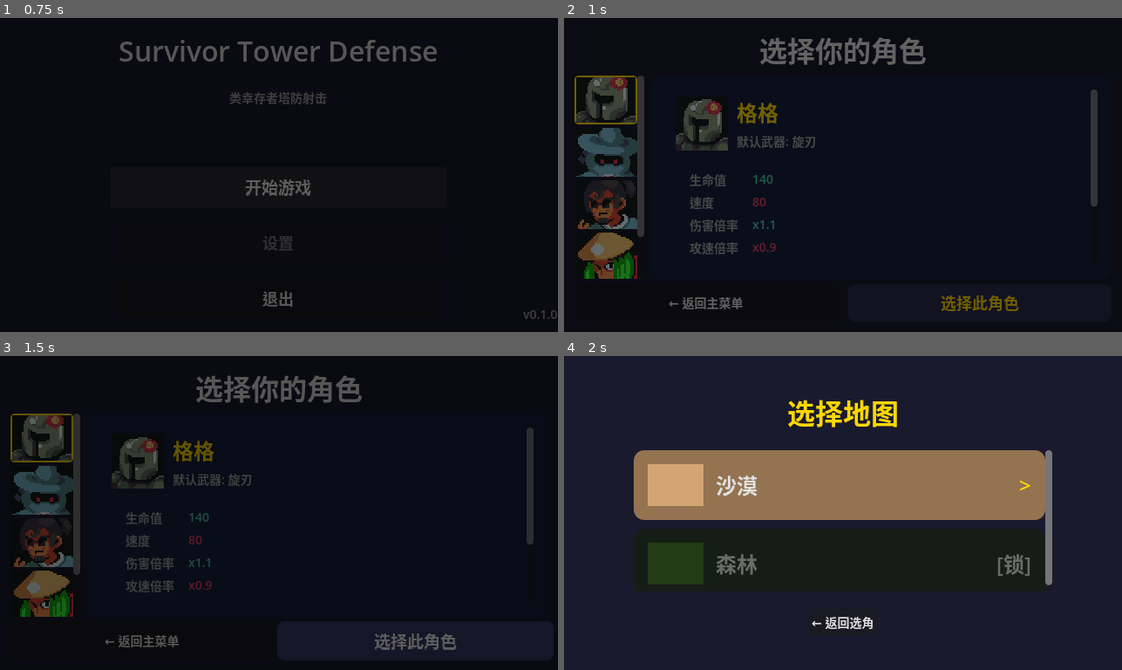
Above: before the commit, frames 1-4 (two rows, left to right).
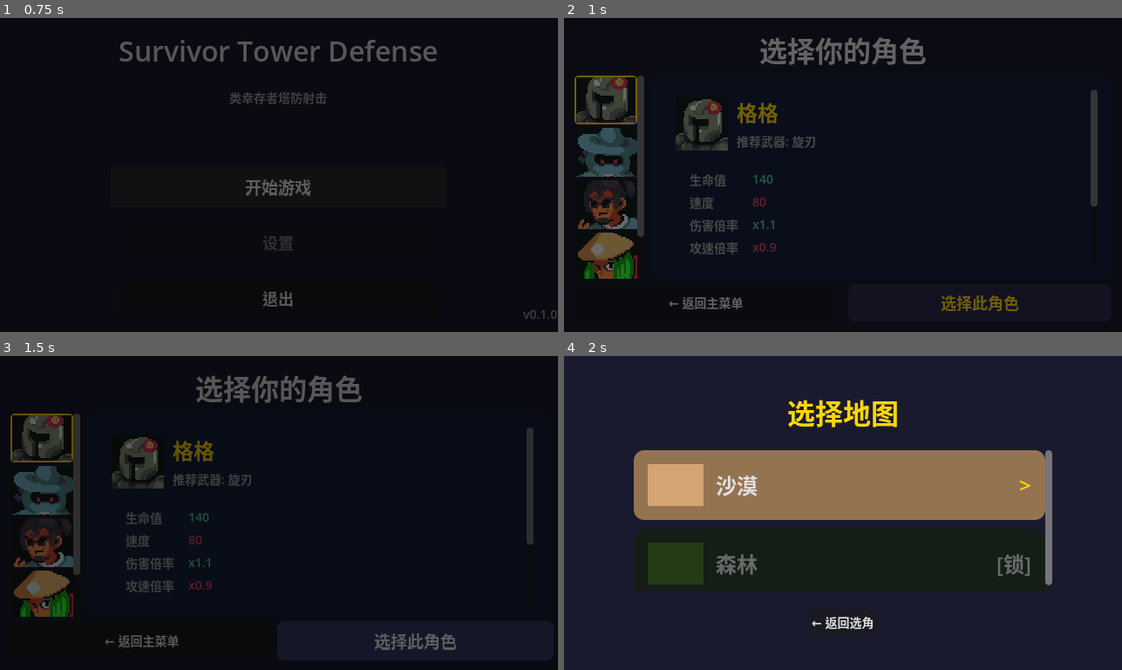
Above: after the commit, the same moments.

Repository: felang/utoland
Game: Godot game, scene res://scenes/ui/start_menu.tscn
Two runs of this game, one before a commit and one after it. Both use one fixed random seed, a clock stepped at 60 frames per second and the inputs below.
Inputs:
- Up to frame 1 (0.75 s): click "开始游戏" at 0.5 s
- Up to frame 2 (1 s): no input
- Up to frame 3 (1.5 s): click "选择此角色" at 1.25 s
- Up to frame 4 (2 s): no input

Frame 1 is identical in both runs. In frame 2, less than 0.1% of the frame differs, in the area x 30-36%, y 37-42%; in frame 3, less than 0.1%; in frame 4, nothing differs.

Commit message:
refactor: CharacterData default_weapon/tower → recommended_weapon/tower
Characters no longer auto-receive default weapons/towers. Instead, the shop guarantees their recommended items appear on first visit. Rename default_weapon/tower to recommended_weapon/tower across all files to reflect this semantic change.

Updated:
- CharacterData resource class and all 5 character .tres files
- GameData.reset() references
- character_selection.gd UI display
- All unit tests (character_balance, character_selection, resource_loading)

Co-Authored-By: Claude Opus 4.6 (1M context) <noreply@anthropic.com>

Diff:
--- a/resources/characters/dora.tres
+++ b/resources/characters/dora.tres
@@ -12,8 +12,8 @@
 damage_mult = 1.0
 attack_speed_mult = 1.0
 starting_gold = 30
-default_weapon = "rifle"
-default_tower = "pea_shooter"
+recommended_weapon = "rifle"
+recommended_tower = "pea_shooter"
 passive_type = "coin_bonus"
 passive_value = 0.2
 passive_description = "金币掉落 +20%"
--- a/resources/characters/gorg.tres
+++ b/resources/characters/gorg.tres
@@ -12,8 +12,8 @@
 damage_mult = 1.1
 attack_speed_mult = 0.9
 starting_gold = 20
-default_weapon = "blade"
-default_tower = "stump"
+recommended_weapon = "blade"
+recommended_tower = "stump"
 passive_type = "kill_heal"
 passive_value = 3.0
 passive_description = "击杀敌人回复 3 HP"
--- a/resources/characters/kaze.tres
+++ b/resources/characters/kaze.tres
@@ -12,8 +12,8 @@
 damage_mult = 1.0
 attack_speed_mult = 1.15
 starting_gold = 25
-default_weapon = "minigun"
-default_tower = "ice_flower"
+recommended_weapon = "minigun"
+recommended_tower = "ice_flower"
 passive_type = "damage_on_low_hp"
 passive_value = 0.4
 passive_description = "HP 低于 30% 时伤害 +40%"
--- a/resources/characters/merlin.tres
+++ b/resources/characters/merlin.tres
@@ -12,8 +12,8 @@
 damage_mult = 0.9
 attack_speed_mult = 1.0
 starting_gold = 40
-default_weapon = "laser"
-default_tower = "mushroom"
+recommended_weapon = "laser"
+recommended_tower = "mushroom"
 passive_type = "tower_attack_speed_bonus"
 passive_value = 0.15
 passive_description = "所有塔攻速 +15%"
--- a/resources/characters/nemo.tres
+++ b/resources/characters/nemo.tres
@@ -12,8 +12,8 @@
 damage_mult = 0.95
 attack_speed_mult = 1.0
 starting_gold = 35
-default_weapon = "ice_gun"
-default_tower = "sunflower"
+recommended_weapon = "ice_gun"
+recommended_tower = "sunflower"
 passive_type = "tower_hp_bonus"
 passive_value = 0.25
 passive_description = "所有塔 HP +25%"
--- a/scripts/core/game_data.gd
+++ b/scripts/core/game_data.gd
@@ -116,8 +116,8 @@
 		else:
 			set(key, val)
 	# 从角色配置初始化拥有的武器和塔
-	owned_weapons = {char_data.default_weapon: 1}
-	owned_towers = {char_data.default_tower: 1}
+	owned_weapons = {char_data.recommended_weapon: 1}
+	owned_towers = {char_data.recommended_tower: 1}
 
 func upgrade_weapon(weapon_id: String) -> void:
 	var current_level: int = owned_weapons.get(weapon_id, 0)
--- a/scripts/resources/character_data.gd
+++ b/scripts/resources/character_data.gd
@@ -10,10 +10,10 @@
 @export var attack_speed_mult: float = 1.0
 ## 初始资金（与 GameConfig.PLAYER["initial_coins"] 叠加）
 @export var starting_gold: int = 0
-## 角色默认武器 ID
-@export var default_weapon: String = ""
-## 角色默认塔 ID
-@export var default_tower: String = ""
+## 角色推荐武器 ID（商店首次访问保证出现）
+@export var recommended_weapon: String = ""
+## 角色推荐塔 ID（商店首次访问保证出现）
+@export var recommended_tower: String = ""
 ## 被动技能类型（使用 Enums.PassiveType 常量）
 @export var passive_type: String = ""
 ## 被动技能数值
--- a/scripts/ui/character_selection.gd
+++ b/scripts/ui/character_selection.gd
@@ -180,7 +180,7 @@
 
 func _fill_detail_panel(character_id: String) -> void:
 	var char_data: CharacterData = GameConfig.characters[character_id]
-	var weapon_data: WeaponData = GameConfig.weapons[char_data.default_weapon]
+	var weapon_data: WeaponData = GameConfig.weapons[char_data.recommended_weapon]
 
 	# 头像
 	var portrait: Texture2D = _load_portrait(char_data.portrait_path)
@@ -191,7 +191,7 @@
 
 	# 名称与武器
 	_character_name.text = char_data.display_name
-	_weapon_label.text = "默认武器: %s" % weapon_data.display_name
+	_weapon_label.text = "推荐武器: %s" % weapon_data.display_name
 
 	# 属性
 	_hp_value.text = "%d" % int(char_data.max_hp)
--- a/tests/unit/test_character_balance.gd
+++ b/tests/unit/test_character_balance.gd
@@ -13,9 +13,9 @@
 	var cd: CharacterData = GameConfig.characters[Enums.Character.DORA]
 	assert_eq(cd.starting_gold, 30, "Dora starting_gold 应为 30")
 
-func test_dora_default_weapon() -> void:
+func test_dora_recommended_weapon() -> void:
 	var cd: CharacterData = GameConfig.characters[Enums.Character.DORA]
-	assert_eq(cd.default_weapon, "rifle", "Dora default_weapon 应为 rifle")
+	assert_eq(cd.recommended_weapon, "rifle", "Dora recommended_weapon 应为 rifle")
 
 func test_dora_passive_type() -> void:
 	var cd: CharacterData = GameConfig.characters[Enums.Character.DORA]
@@ -46,9 +46,9 @@
 	var cd: CharacterData = GameConfig.characters[Enums.Character.GORG]
 	assert_eq(cd.starting_gold, 20, "Gorg starting_gold 应为 20")
 
-func test_gorg_default_weapon() -> void:
+func test_gorg_recommended_weapon() -> void:
 	var cd: CharacterData = GameConfig.characters[Enums.Character.GORG]
-	assert_eq(cd.default_weapon, "blade", "Gorg default_weapon 应为 blade")
+	assert_eq(cd.recommended_weapon, "blade", "Gorg recommended_weapon 应为 blade")
 
 func test_gorg_passive_type() -> void:
 	var cd: CharacterData = GameConfig.characters[Enums.Character.GORG]
@@ -75,9 +75,9 @@
 	var cd: CharacterData = GameConfig.characters[Enums.Character.KAZE]
 	assert_eq(cd.starting_gold, 25, "Kaze starting_gold 应为 25")
 
-func test_kaze_default_weapon() -> void:
+func test_kaze_recommended_weapon() -> void:
 	var cd: CharacterData = GameConfig.characters[Enums.Character.KAZE]
-	assert_eq(cd.default_weapon, "minigun", "Kaze default_weapon 应为 minigun")
+	assert_eq(cd.recommended_weapon, "minigun", "Kaze recommended_weapon 应为 minigun")
 
 func test_kaze_passive_type() -> void:
 	var cd: CharacterData = GameConfig.characters[Enums.Character.KAZE]
@@ -104,13 +104,13 @@
 	var cd: CharacterData = GameConfig.characters[Enums.Character.MERLIN]
 	assert_eq(cd.starting_gold, 40, "Merlin starting_gold 应为 40")
 
-func test_merlin_default_weapon() -> void:
+func test_merlin_recommended_weapon() -> void:
 	var cd: CharacterData = GameConfig.characters[Enums.Character.MERLIN]
-	assert_eq(cd.default_weapon, "laser", "Merlin default_weapon 应为 laser")
+	assert_eq(cd.recommended_weapon, "laser", "Merlin recommended_weapon 应为 laser")
 
-func test_merlin_default_tower() -> void:
+func test_merlin_recommended_tower() -> void:
 	var cd: CharacterData = GameConfig.characters[Enums.Character.MERLIN]
-	assert_eq(cd.default_tower, "mushroom", "Merlin default_tower 应为 mushroom")
+	assert_eq(cd.recommended_tower, "mushroom", "Merlin recommended_tower 应为 mushroom")
 
 func test_merlin_passive_type() -> void:
 	var cd: CharacterData = GameConfig.characters[Enums.Character.MERLIN]
@@ -137,13 +137,13 @@
 	var cd: CharacterData = GameConfig.characters[Enums.Character.NEMO]
 	assert_eq(cd.starting_gold, 35, "Nemo starting_gold 应为 35")
 
-func test_nemo_default_weapon() -> void:
+func test_nemo_recommended_weapon() -> void:
 	var cd: CharacterData = GameConfig.characters[Enums.Character.NEMO]
-	assert_eq(cd.default_weapon, "ice_gun", "Nemo default_weapon 应为 ice_gun")
+	assert_eq(cd.recommended_weapon, "ice_gun", "Nemo recommended_weapon 应为 ice_gun")
 
-func test_nemo_default_tower() -> void:
+func test_nemo_recommended_tower() -> void:
 	var cd: CharacterData = GameConfig.characters[Enums.Character.NEMO]
-	assert_eq(cd.default_tower, "sunflower", "Nemo default_tower 应为 sunflower")
+	assert_eq(cd.recommended_tower, "sunflower", "Nemo recommended_tower 应为 sunflower")
 
 func test_nemo_passive_type() -> void:
 	var cd: CharacterData = GameConfig.characters[Enums.Character.NEMO]
--- a/tests/unit/test_character_selection.gd
+++ b/tests/unit/test_character_selection.gd
@@ -7,11 +7,11 @@
 		var char_data: CharacterData = GameConfig.characters[character_id]
 		assert_ne(char_data.portrait_path, "", "%s 应有 portrait_path" % character_id)
 
-func test_all_characters_have_valid_default_weapon() -> void:
+func test_all_characters_have_valid_recommended_weapon() -> void:
 	for character_id in GameConfig.characters:
 		var char_data: CharacterData = GameConfig.characters[character_id]
-		assert_true(GameConfig.weapons.has(char_data.default_weapon),
-			"%s 的 default_weapon '%s' 应存在于 GameConfig.weapons" % [character_id, char_data.default_weapon])
+		assert_true(GameConfig.weapons.has(char_data.recommended_weapon),
+			"%s 的 recommended_weapon '%s' 应存在于 GameConfig.weapons" % [character_id, char_data.recommended_weapon])
 
 func test_all_characters_have_display_name() -> void:
 	for character_id in GameConfig.characters:
--- a/tests/unit/test_resource_loading.gd
+++ b/tests/unit/test_resource_loading.gd
@@ -130,27 +130,27 @@
 	assert_eq(c.max_hp, 100.0)
 	assert_eq(c.speed, 100.0)
 	assert_eq(c.damage_mult, 1.0)
-	assert_eq(c.default_weapon, Enums.WeaponId.RIFLE)
+	assert_eq(c.recommended_weapon, Enums.WeaponId.RIFLE)
 
 func test_character_gorg_resource() -> void:
 	var c: CharacterData = GameConfig.characters[Enums.Character.GORG]
 	assert_eq(c.display_name, "格格")
-	assert_eq(c.default_weapon, Enums.WeaponId.BLADE)
+	assert_eq(c.recommended_weapon, Enums.WeaponId.BLADE)
 
 func test_character_kaze_resource() -> void:
 	var c: CharacterData = GameConfig.characters[Enums.Character.KAZE]
 	assert_eq(c.display_name, "风")
-	assert_eq(c.default_weapon, Enums.WeaponId.MINIGUN)
+	assert_eq(c.recommended_weapon, Enums.WeaponId.MINIGUN)
 
 func test_character_merlin_resource() -> void:
 	var c: CharacterData = GameConfig.characters[Enums.Character.MERLIN]
 	assert_eq(c.display_name, "梅林")
-	assert_eq(c.default_weapon, Enums.WeaponId.LASER)
+	assert_eq(c.recommended_weapon, Enums.WeaponId.LASER)
 
 func test_character_nemo_resource() -> void:
 	var c: CharacterData = GameConfig.characters[Enums.Character.NEMO]
 	assert_eq(c.display_name, "尼莫")
-	assert_eq(c.default_weapon, Enums.WeaponId.ICE_GUN)
+	assert_eq(c.recommended_weapon, Enums.WeaponId.ICE_GUN)
 
 func test_character_has_sprite_frames_path() -> void:
 	var c: CharacterData = GameConfig.characters[Enums.Character.DORA]
